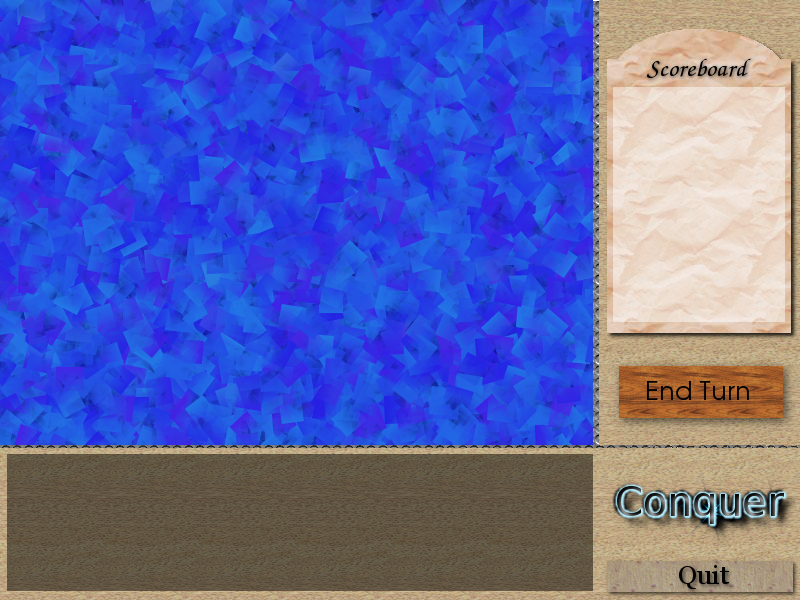
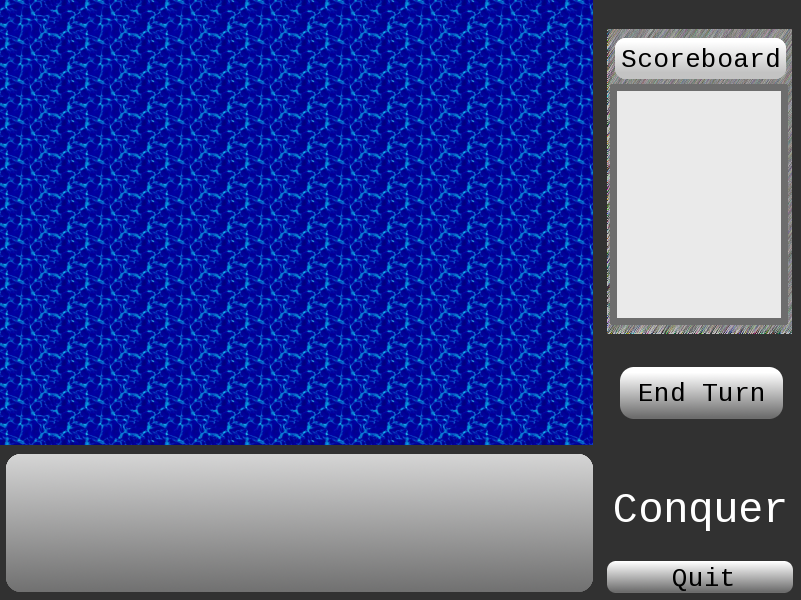
Layers edited between the first and the second w=801, h=600 image:
added layer "log" above "Scoreboard" over [6, 454, 593, 592]
added layer "Scoreboard" above "Quit" over [622, 48, 779, 67]
added layer "Quit" above "quit" over [673, 567, 733, 591]
added layer "quit" above "End Turn" over [607, 561, 793, 593]
added layer "End Turn" above "endturn" over [640, 382, 763, 401]
added layer "endturn" above "score" over [620, 367, 783, 419]
added layer "score" above "Nova camada" over [607, 29, 792, 334]
"Nova camada": blend hue → normal, painted on it over [0, 0, 593, 445]
added layer "Conquer" above "back" over [615, 494, 785, 531]
added layer "back" above "Fundo" over [0, 0, 801, 600]
